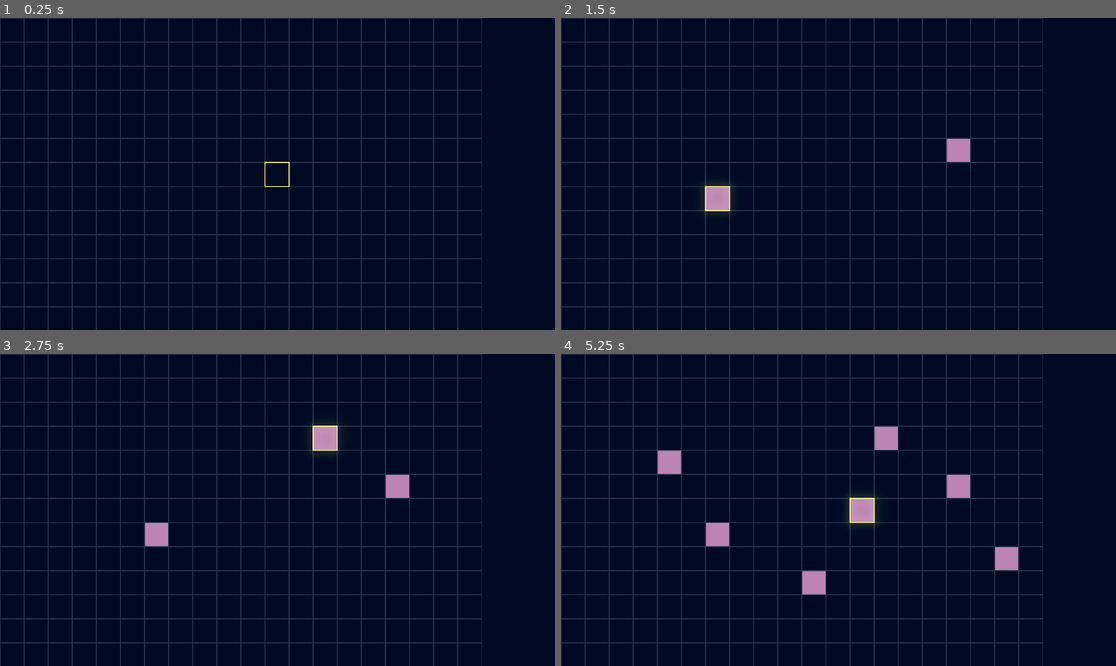
Above: before the commit, frames 1-4 (two rows, left to right).
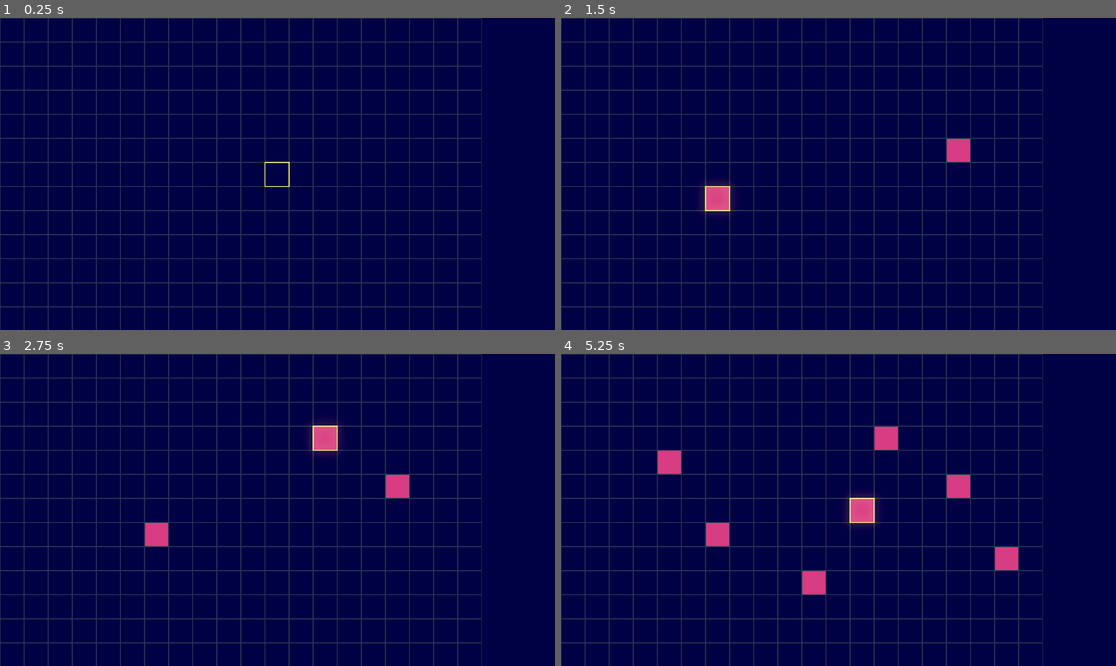
Above: after the commit, the same moments.

Repository: Foolminate/kintsugi-workbench
Game: Godot game, scene res://core/components/grid/grid_visualizer.tscn
Two runs of this game, one before a commit and one after it. Both use one fixed random seed, a clock stepped at 60 frames per second and the inputs below.
Inputs (mouse positions are in pixels of both pictures, inside the frame that each line leads up to):
- Up to frame 1 (0.25 s): no input
- Up to frame 2 (1.5 s): tap Enter at 0.5 s; move the mouse to (960, 158) at 0.52 s; click (960, 158) at 0.67 s; tap Space at 1.25 s; move the mouse to (727, 189) at 1.27 s; click (727, 189) at 1.42 s
- Up to frame 3 (2.75 s): tap Enter at 2 s; move the mouse to (333, 441) at 2.02 s; click (333, 441) at 2.17 s
- Up to frame 4 (5.25 s): tap Space at 2.75, 4.25 s; move the mouse to (810, 572) at 2.77 s; click (810, 572) at 2.92 s; tap Enter at 3.5 s; move the mouse to (1005, 556) at 3.52 s; click (1005, 556) at 3.67 s; move the mouse to (672, 463) at 4.27 s; click (672, 463) at 4.42 s; move the mouse to (866, 510) at 5.02 s; click (866, 510) at 5.17 s

The runs differ from the first frame. In frame 1, 92% of the frame differs, in the area x 0-100%, y 0-100%; in frame 2, 92%; in frame 3, 92%; in frame 4, 92%.

Commit message:
chore: darkened theme

Diff:
--- a/core/theme/theme_manager.gd
+++ b/core/theme/theme_manager.gd
@@ -1,17 +1,21 @@
 extends Node
 
 # Core palette: Kintsugi Midnight
-const BACKGROUND: Color = Color('000E26')      # Prussian Blue
+const BACKGROUND: Color = Color('060045')      # Deep Twilight
 const FOCUS_A: Color = Color('DCAE1D')         # Metalic Gold
-const FOCUS_B: Color = Color('BD84B3')         # Amethyst Smoke
+const FOCUS_B: Color = Color('D93D83')         # Rose Punch
 const GRID: Color = Color('2B3B4F')            # Charcoal Blue
 const TEXT_PRIMARY: Color = Color('E4E8F1')    # Alice Blue
 const TEXT_SECONDARY: Color = Color('99C9D6')  # Light Blue
 
 # Accents
-const GREEN: Color = Color('7CAB53')           # Sage Green
-const RED: Color = Color('AF4650')             # Dusty Mauve
-const BLUE: Color = Color('81A1C1')            # Steel Blue
+const GREEN: Color = Color('255C43')           # Emerald Depths
+const RED: Color = Color('A4161A')             # Mahogany Red
+const BLUE: Color = Color('2C279A')            # International Klein Blue
+const PURPLE: Color = Color('54038A')          # Indigo
+const YELLOW: Color = Color('D19200')          # Harvest Gold
+const ORANGE: Color = Color('B85000')          # Autumn Ember
+const ACCENTS: Array = [GREEN, RED, BLUE, PURPLE, YELLOW, ORANGE]
 
 func _ready():
 	RenderingServer.set_default_clear_color(BACKGROUND)
Not shown, changed: project_design.md
